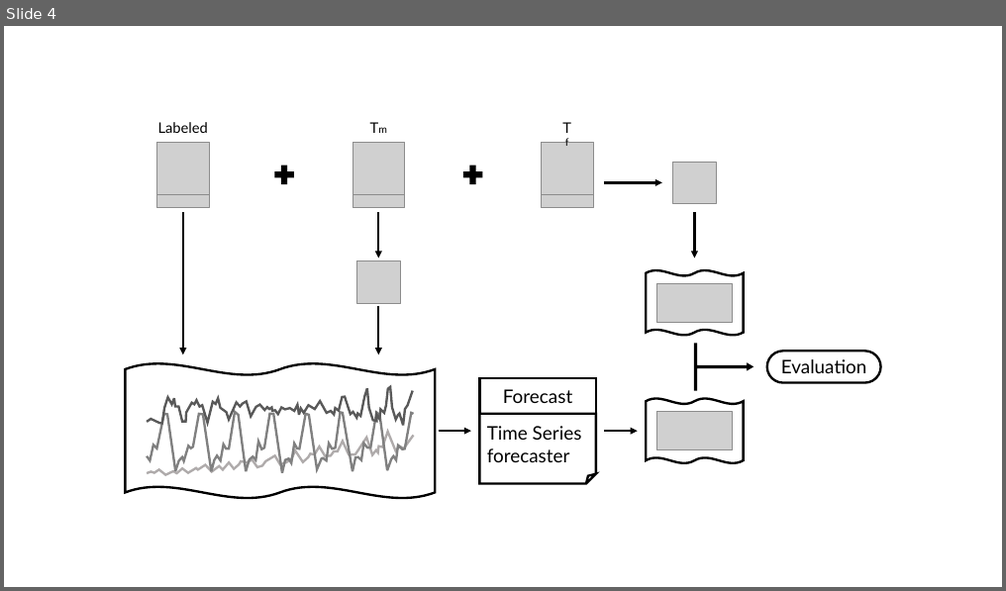
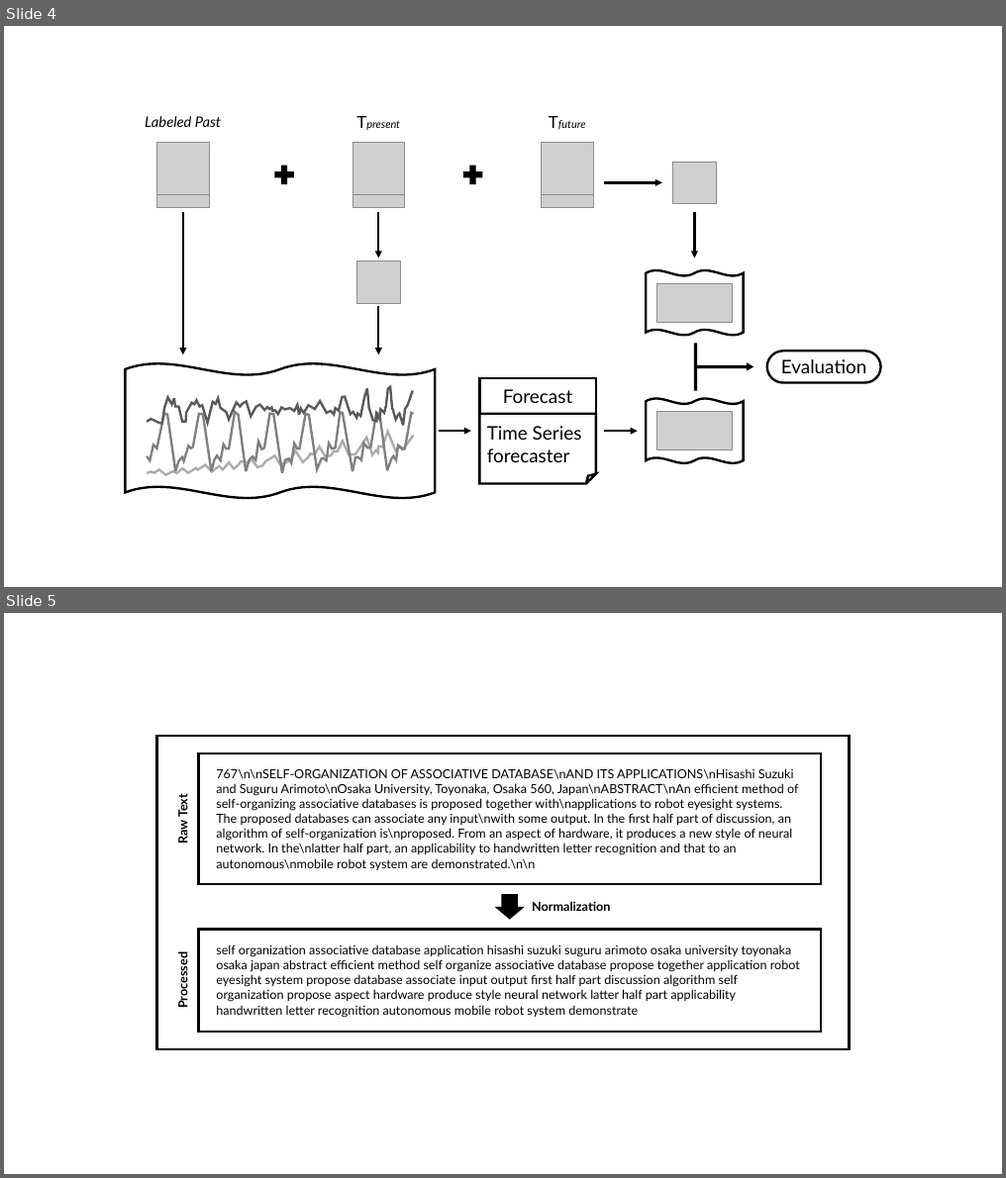
Before and after one commit to heladiolopes/TrendForecasting, a slide deck: report/01.Chapters/04.Materials/frame.pptx. Shown one above the other, each under a label of ours: slide 4 before the commit, slides 4 and 5 after it. The pictures are 1006x591 and 1006x1178 pixels, drawn with LibreOffice and Linux fonts; fonts in the diff are those of the drawing; grey boxes stand for pictures. Boxes give left, top, right and bottom in pixels: in the first picture for what was removed or moved away, otherwise in the second. Text is boxed around its words. In the diff, an @@ line names an element or a change of style, - is before the commit and + after.

```diff
--- a/report/01.Chapters/04.Materials/frame.pptx
+++ b/report/01.Chapters/04.Materials/frame.pptx
@@ slide 5 added at (4,613,1002,1174), background #FFFFFF @@
@@ group added at (156,736,849,1050): 5 texts, 3 rectangles, 1 down arrow @@
+Normalization
+767\n\nSELF-ORGANIZATION OF ASSOCIATIVE DATABASE\nAND ITS APPLICATIONS\nHisashi Suzuki and Suguru Arimoto\nOsaka University, Toyonaka, Osaka 560, Japan\nABSTRACT\nAn efficient method of self-organizing associative databases is proposed together with\napplications to robot eyesight systems. The proposed databases can associate any input\nwith some output. In the first half part of discussion, an algorithm of self-organization is\nproposed. From an aspect of hardware, it produces a new style of neural network. In the\nlatter half part, an applicability to handwritten letter recognition and that to an autonomous\nmobile robot system are demonstrated.\n\n
+Raw Text
+self organization associative database application hisashi suzuki suguru arimoto osaka university toyonaka osaka japan abstract efficient method self organize associative database propose together application robot eyesight system propose database associate input output first half part discussion algorithm self organization propose aspect hardware produce style neural network latter half part applicability handwritten letter recognition autonomous mobile robot system demonstrate
+Processed
@@ slide 4 changed as well @@
@@ text at (348,108,410,136): text changed; size 14 to 10.5 pt; italic on @@
-Tm
+Tpresent
@@ text at (540,108,595,136): text changed; size 14 to 10.5 pt; italic on @@
-Tf
+Tfuture
@@ text at (145,116,221,127): text changed; italic on @@
-Labeled
+Labeled Past
```
Also in this commit, not shown: 3 other slides changed, 58 other files.
